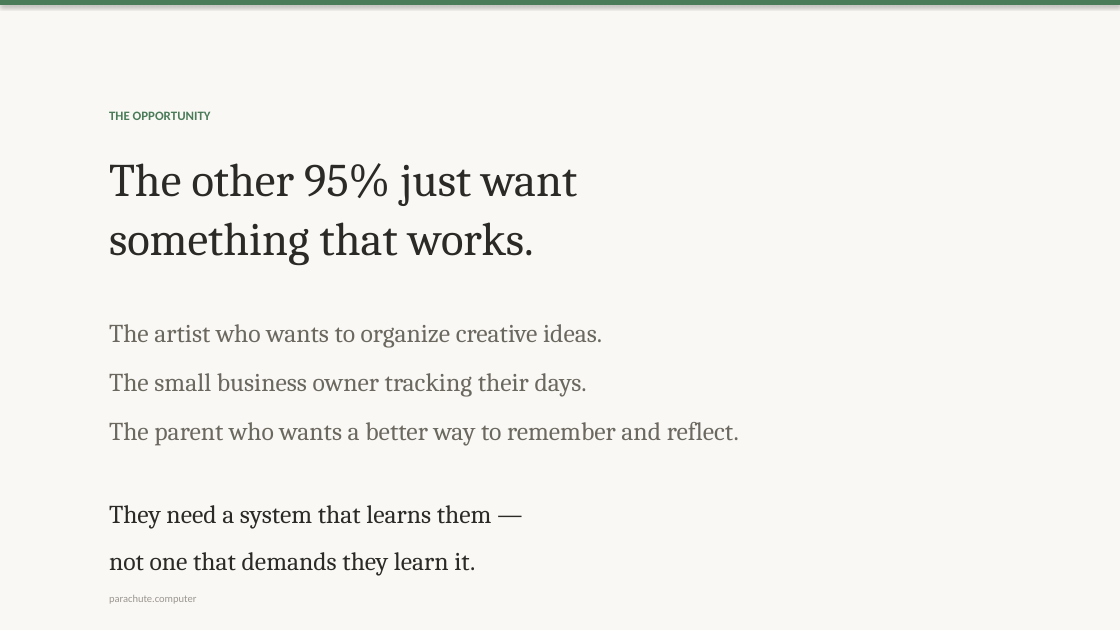
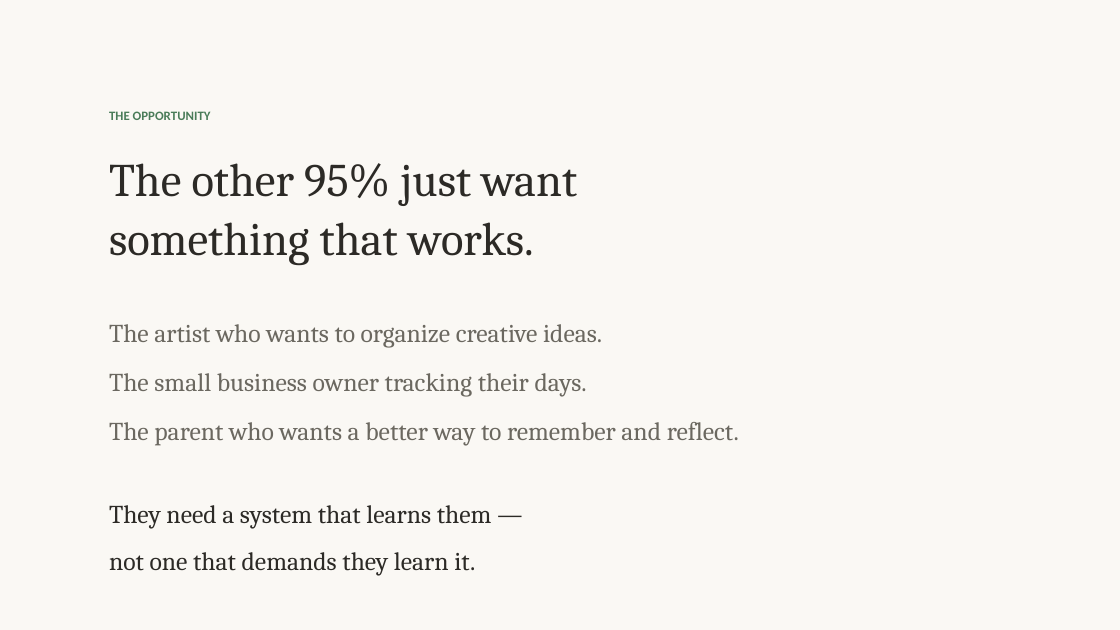
Before and after one commit to OpenParachutePBC/parachute-computer, a slide deck: slide 4 of nvc-pitch-deck.pptx (slide 2 before the commit). Drawn at 1120x630 pixels with LibreOffice and Linux fonts; fonts in the diff are those of the drawing. Boxes give left, top, right and bottom in pixels: in the first picture for what was removed or moved away, otherwise in the second. Text is boxed around its words. In the diff, an @@ line names an element or a change of style, - is before the commit and + after.

```diff
--- a/nvc-pitch-deck.pptx
+++ b/nvc-pitch-deck.pptx
@@ rectangle removed at (0, 0, 1120, 5) @@
@@ text removed at (109, 595, 196, 604) @@
-parachute.computer
```
Also in this commit, not shown: 7 other slides changed, 3 slides added, 1 slide removed, 2 other files.
